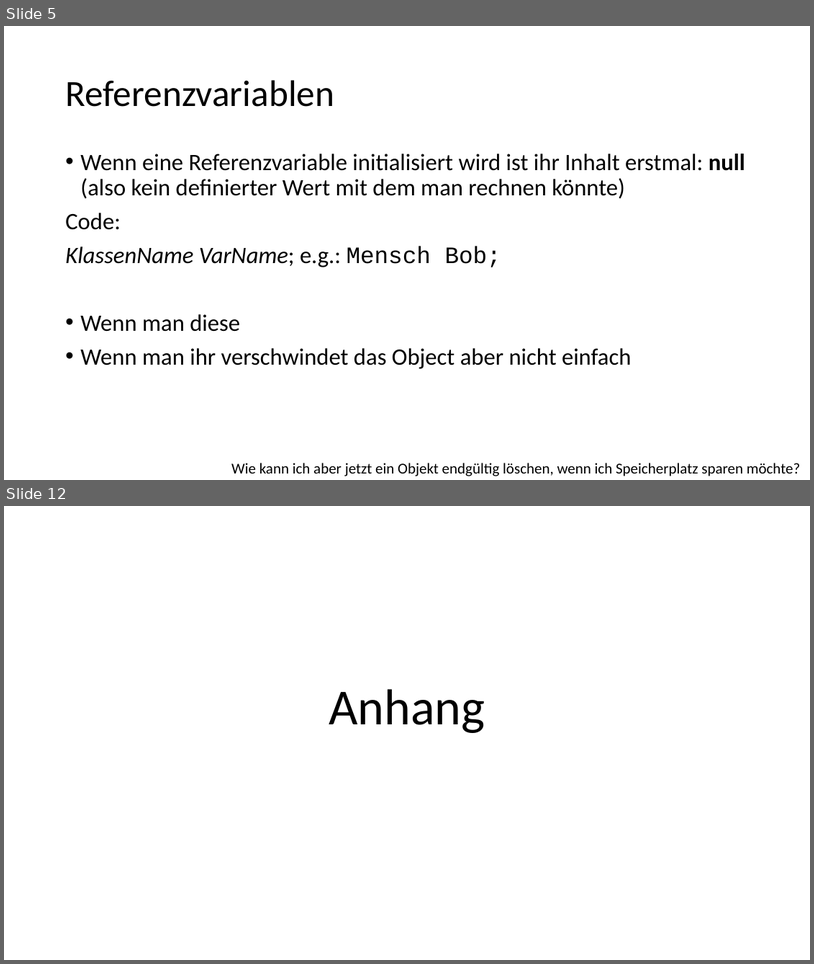
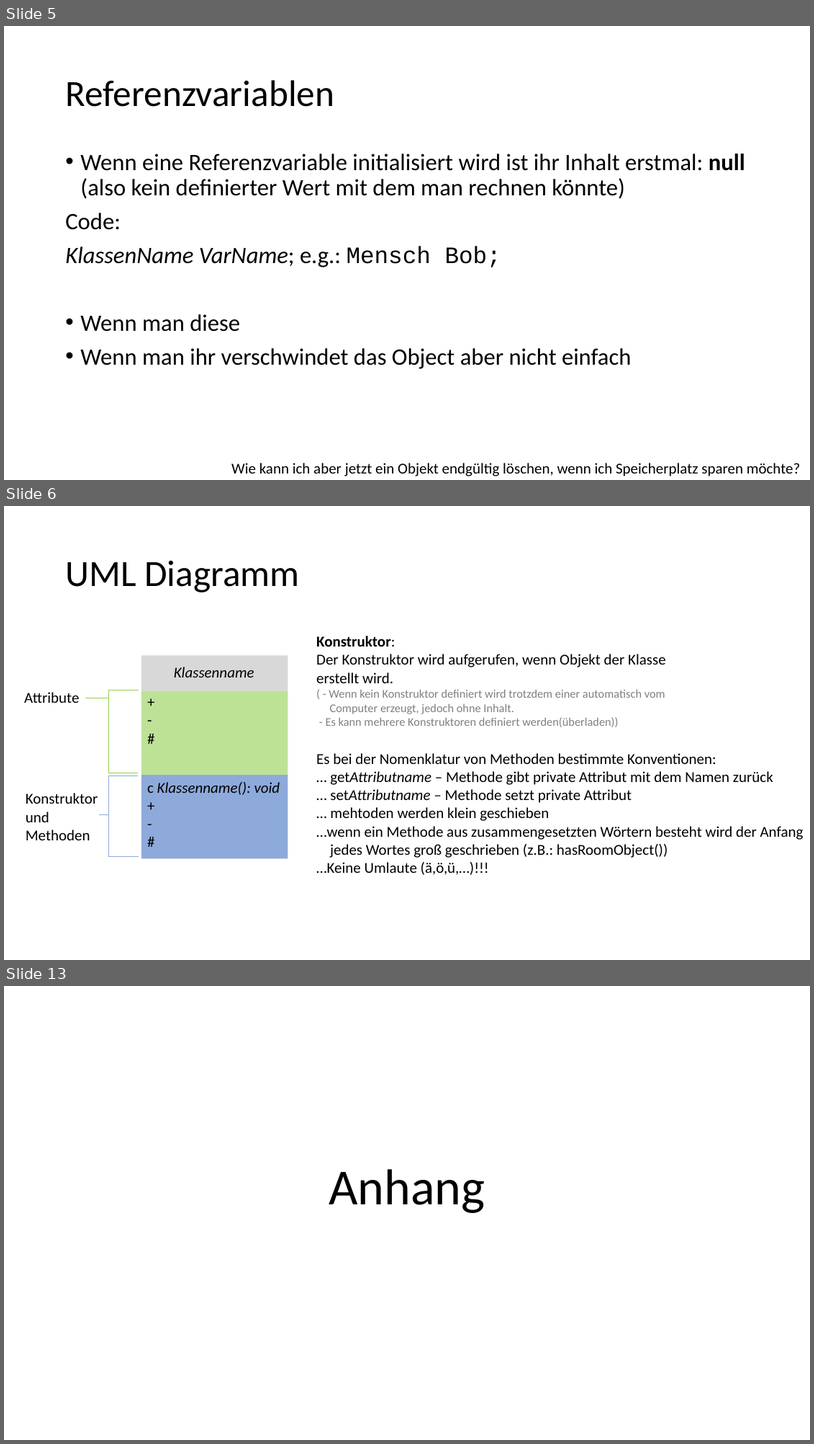
Before and after one commit to jeder49/ABI_Info, a slide deck: Q1/OOP/OOP.pptx. Shown one above the other, each under a label of ours: slides 5 and 12 before the commit, slides 5, 6 and 13 after it; the slides between them are not shown. The pictures are 814x964 and 814x1444 pixels, drawn with LibreOffice and Linux fonts; fonts in the diff are those of the drawing. Boxes give left, top, right and bottom in pixels: in the first picture for what was removed or moved away, otherwise in the second. Text is boxed around its words. In the diff, an @@ line names an element or a change of style, - is before the commit and + after.

```diff
--- a/Q1/OOP/OOP.pptx
+++ b/Q1/OOP/OOP.pptx
@@ slide 6 added at bbox=[4, 506, 810, 960], background #FFFFFF @@
@@ title added at bbox=[65, 560, 299, 592], 44 pt, text #000000 @@
+UML Diagramm
@@ rectangle added at bbox=[142, 656, 288, 691], fill #BFBFBF at 60% opacity @@
@@ text added at bbox=[316, 636, 666, 727], 14 pt, text #808080 @@
+Konstruktor:
+Der Konstruktor wird aufgerufen, wenn Objekt der Klasse erstellt wird.
+( - Wenn kein Konstruktor definiert wird trotzdem einer automatisch vom
+Computer erzeugt, jedoch ohne Inhalt.
+- Es kann mehrere Konstruktoren definiert werden(überladen))
@@ text added at bbox=[174, 667, 255, 677], 18 pt, text #000000, italic @@
+Klassenname
@@ text added at bbox=[24, 692, 79, 703], 18 pt, text #000000 @@
+Attribute
@@ freeform shape added at bbox=[85, 690, 139, 772], outline #92D050 1 pt @@
@@ rectangle added at bbox=[142, 691, 288, 775], fill #92D050 at 60% opacity @@
@@ text added at bbox=[142, 690, 165, 750], 18 pt, text #000000 @@
++
+-
+#
@@ text added at bbox=[316, 753, 804, 875], 18 pt, text #000000 @@
+Es bei der Nomenklatur von Methoden bestimmte Konventionen:
+… getAttributname – Methode gibt private Attribut mit dem Namen zurück
+… setAttributname – Methode setzt private Attribut
+… mehtoden werden klein geschieben
+…wenn ein Methode aus zusammengesetzten Wörtern besteht wird der Anfang
+jedes Wortes groß geschrieben (z.B.: hasRoomObject())
+…Keine Umlaute (ä,ö,ü,…)!!!
@@ freeform shape added at bbox=[99, 776, 139, 856], outline #8FAADC 1 pt @@
@@ rectangle added at bbox=[142, 775, 288, 859], fill #4472C4 at 60% opacity @@
@@ text added at bbox=[147, 782, 280, 795], 18 pt, text #000000, italic @@
+c Klassenname(): void
++
+-
+#
@@ text added at bbox=[26, 793, 98, 840], 18 pt, text #000000 @@
+Konstruktor
+und
+Methoden
@@ what was slide 12 is now slide 13 @@
```
Also in this commit, not shown: 8 slides changed, 1 other slide added, 1 slide removed, 4 other files.
